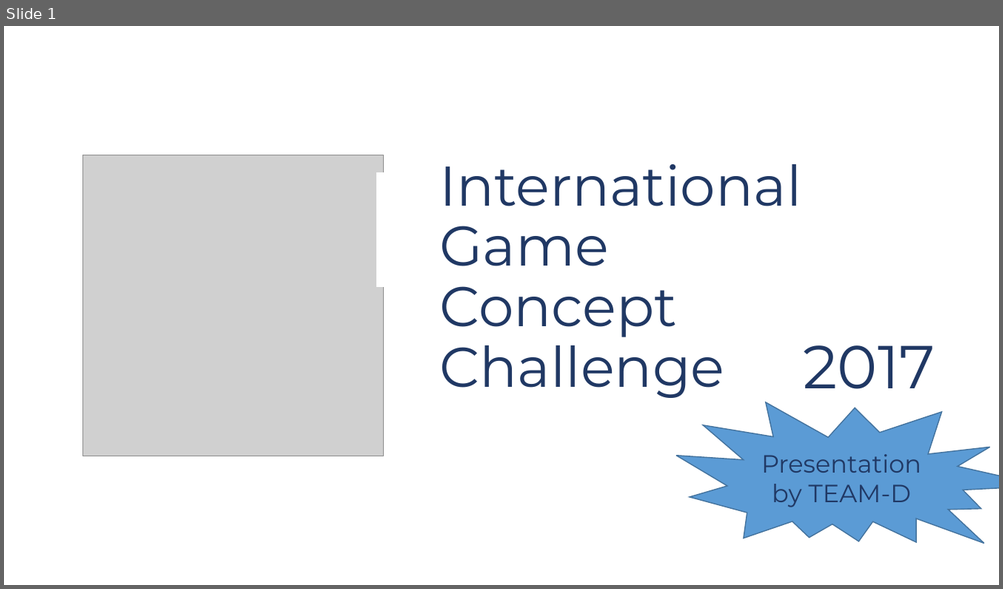
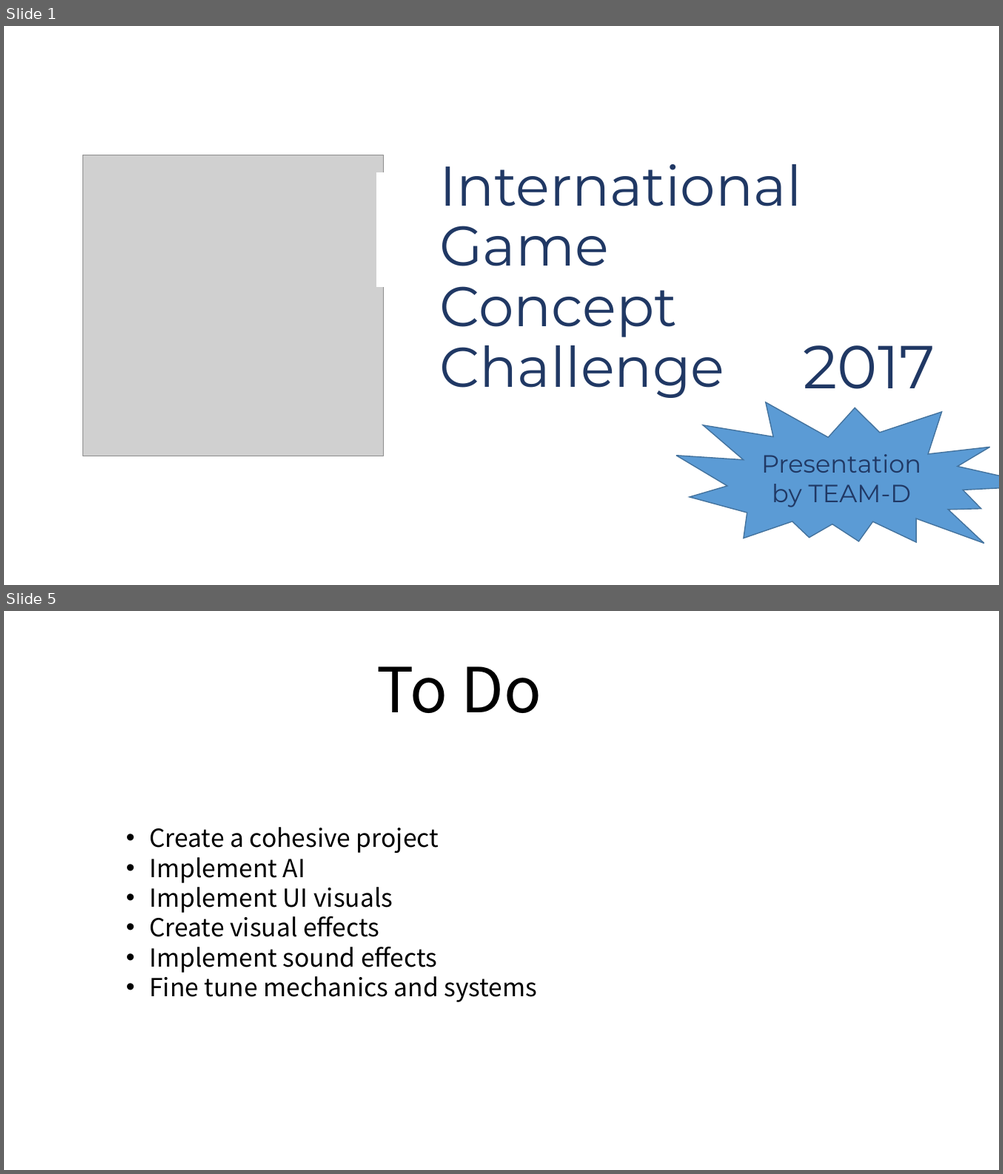
Before and after one commit to s3603079/Gladiator-Game, a slide deck: IGCC_TeamD.pptx. Shown one above the other, each under a label of ours: slide 1 before the commit, slides 1 and 5 after it; the slides between them are not shown. The pictures are 1003x589 and 1003x1174 pixels, drawn with LibreOffice and Linux fonts; fonts in the diff are those of the drawing; grey boxes stand for pictures. Boxes give left, top, right and bottom in pixels: in the first picture for what was removed or moved away, otherwise in the second. Text is boxed around its words. In the diff, an @@ line names an element or a change of style, - is before the commit and + after.

```diff
--- a/IGCC_TeamD.pptx
+++ b/IGCC_TeamD.pptx
@@ slide 5 added at box(4, 611, 999, 1170), background #FFFFFF @@
@@ text added at box(377, 667, 542, 713), 60 pt, text #000000 @@
+To Do
@@ text added at box(149, 827, 537, 1002), 24 pt, text #000000 @@
+• Create a cohesive project
+• Implement AI
+• Implement UI visuals
+• Create visual effects
+• Implement sound effects
+• Fine tune mechanics and systems
```
Also in this commit, not shown: 2 slides changed, 1 other slide added, 1 slide removed.
